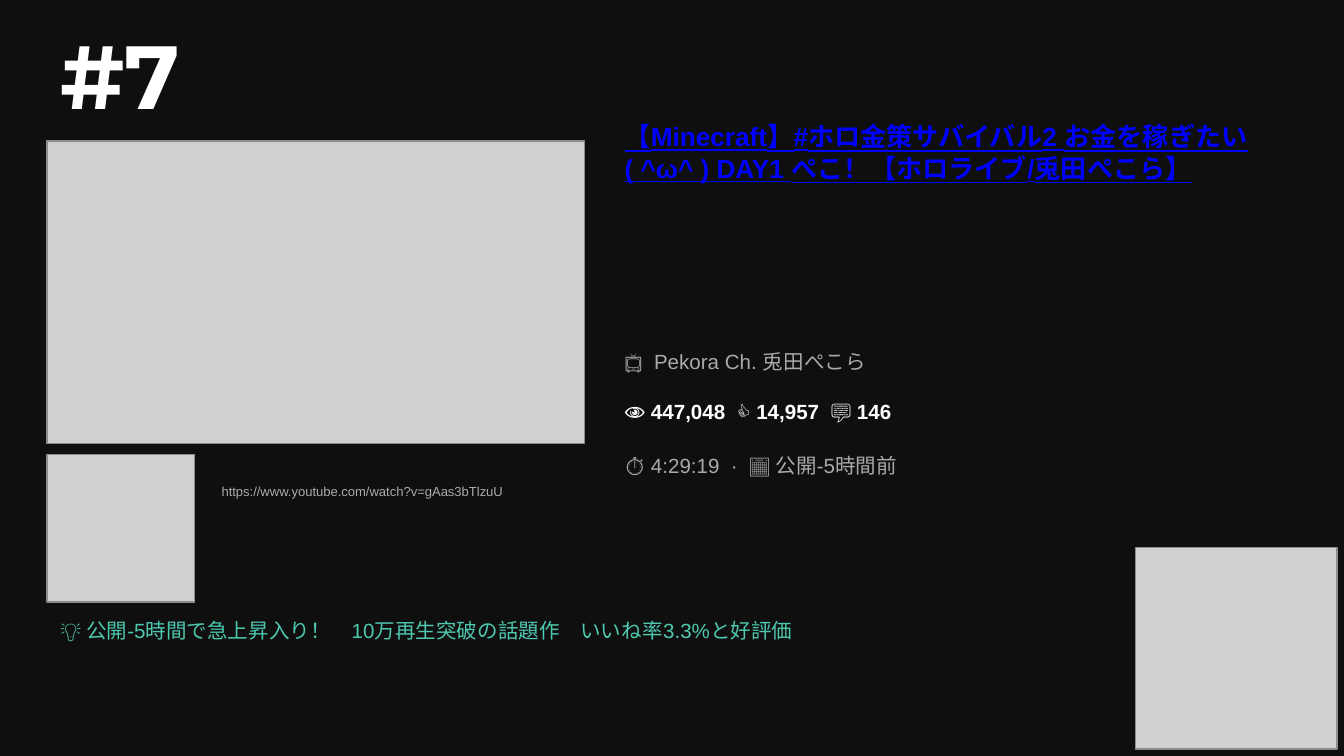
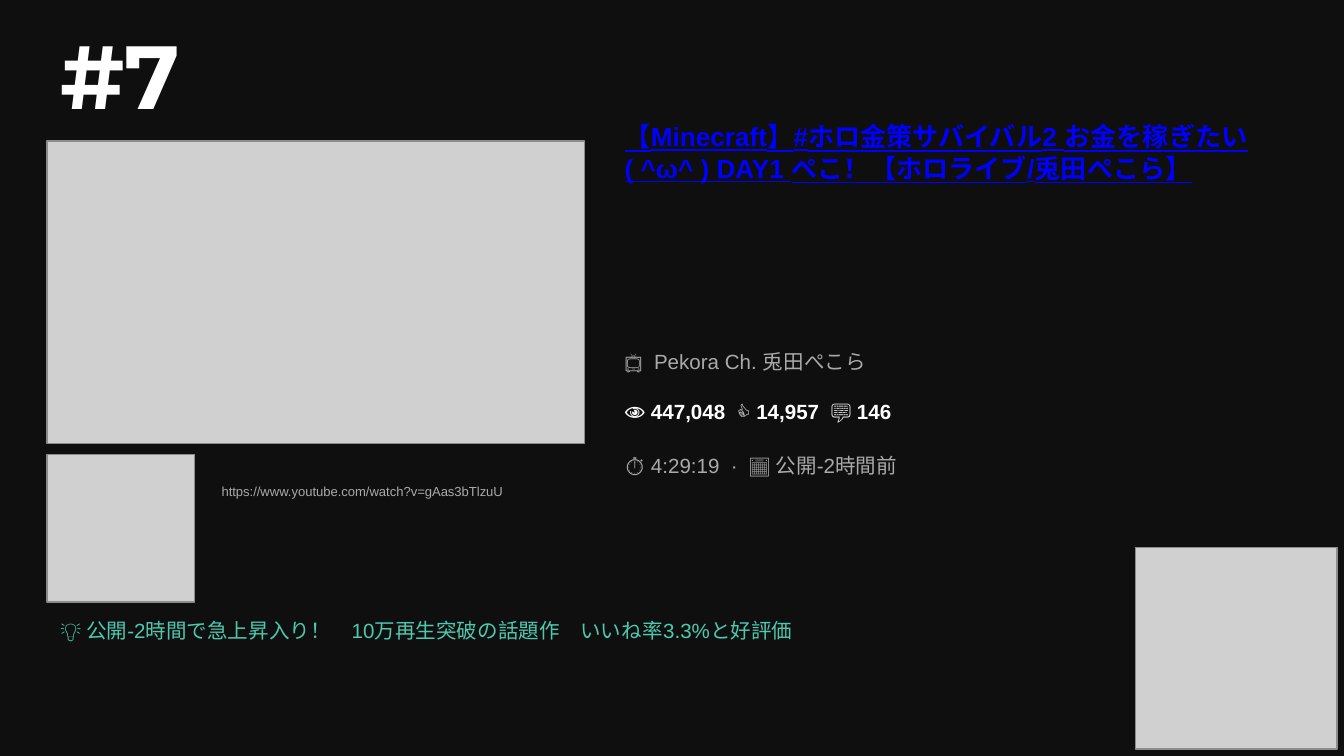
Before and after one commit to asaneasaburo0910-hub/youtube-crawler, a slide deck: slide 5 of youtube_ranking_20260601.pptx. Drawn at 1344x756 pixels with LibreOffice and Linux fonts; fonts in the diff are those of the drawing; grey boxes stand for pictures. Boxes give left, top, right and bottom in pixels: in the first picture for what was removed or moved away, otherwise in the second. Text is boxed around its words. In the diff, an @@ line names an element or a change of style, - is before the commit and + after.

```diff
--- a/youtube_ranking_20260601.pptx
+++ b/youtube_ranking_20260601.pptx
@@ text at [651,456,897,475]: text changed @@
-⏱ 4:29:19 · 📅 公開-5時間前
+⏱ 4:29:19 · 📅 公開-2時間前
@@ text at [86,621,792,640]: text changed @@
-💡 公開-5時間で急上昇入り！ 10万再生突破の話題作 いいね率3.3%と好評価
+💡 公開-2時間で急上昇入り！ 10万再生突破の話題作 いいね率3.3%と好評価
```
Also in this commit, not shown: 9 other slides changed, 3 other files.
